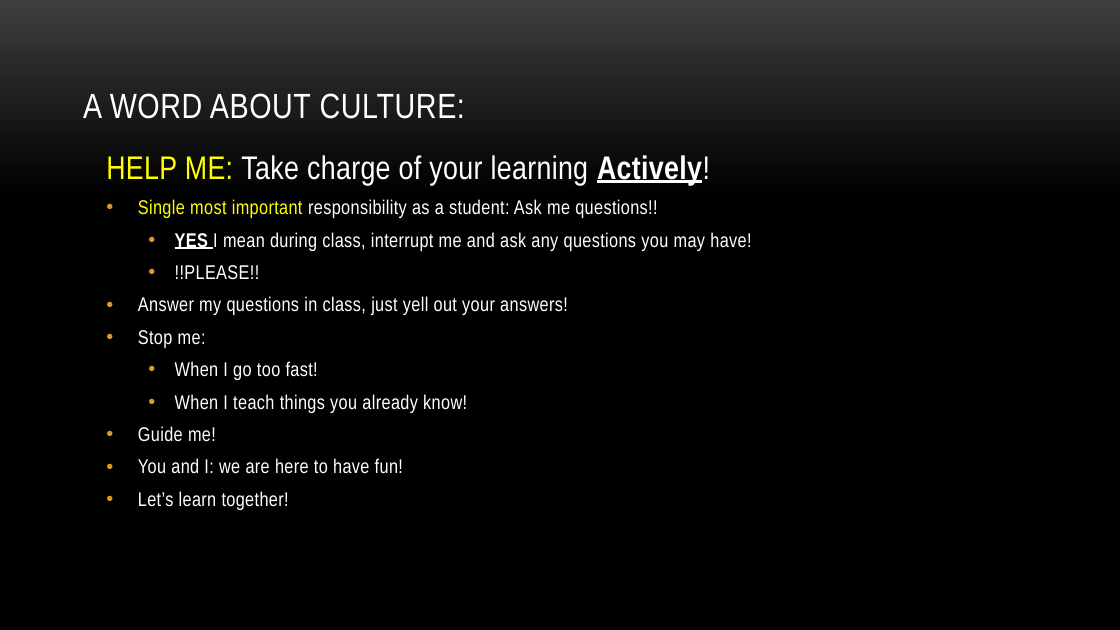
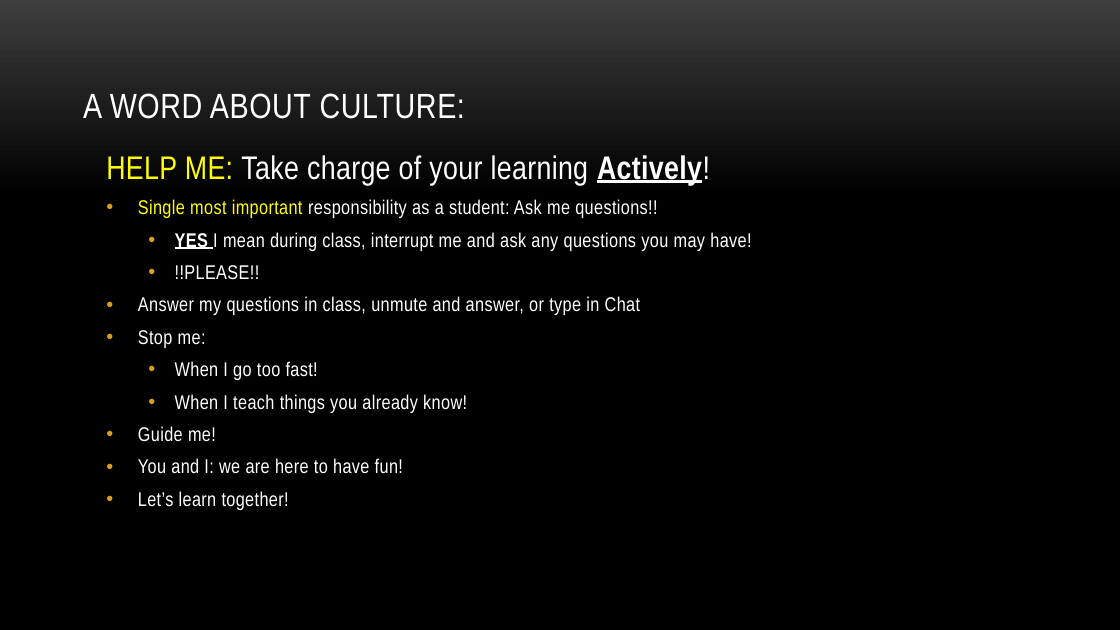
Before and after one commit to myuwbclasses/IntroGameDevelopment, a slide deck: slide 7 of PPT/Intro.pptx. Drawn at 1120x630 pixels with LibreOffice and Linux fonts; fonts in the diff are those of the drawing; background and template pictures are left out. Boxes give left, top, right and bottom in pixels: in the first picture for what was removed or moved away, otherwise in the second. Text is boxed around its words. In the diff, an @@ line names an element or a change of style, - is before the commit and + after.

```diff
--- a/PPT/Intro.pptx
+++ b/PPT/Intro.pptx
@@ text at (x1=138, y1=296, x2=640, y2=315): text changed @@
-• Answer my questions in class, just yell out your answers!
+• Answer my questions in class, unmute and answer, or type in Chat
```
Also in this commit, not shown: 9 other slides changed.
